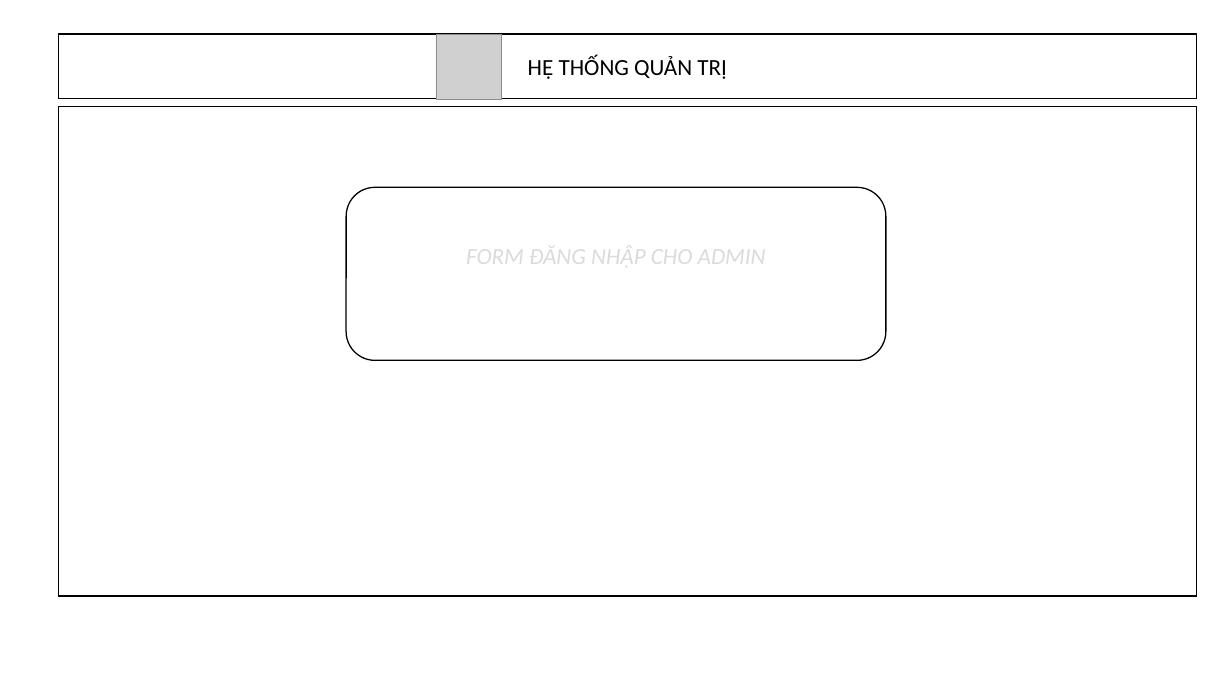
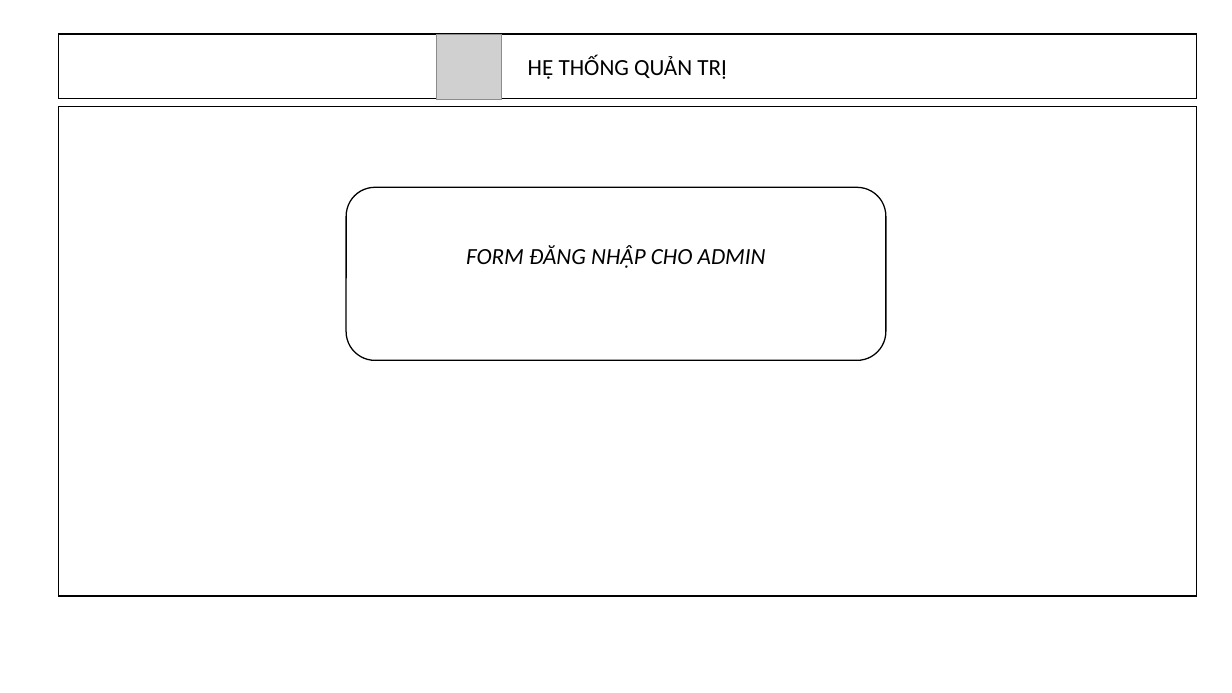
Before and after one commit to namnguyenbk/grad-thesis, a slide deck: slide 2 of Mockup-UI.pptx. Drawn at 1232x693 pixels with LibreOffice and Linux fonts; fonts in the diff are those of the drawing; grey boxes stand for pictures. Boxes give left, top, right and bottom in pixels: in the first picture for what was removed or moved away, otherwise in the second. Text is boxed around its words. In the diff, an @@ line names an element or a change of style, - is before the commit and + after.

```diff
--- a/Mockup-UI.pptx
+++ b/Mockup-UI.pptx
@@ rectangle "FORM ĐĂNG NHẬP CHO ADMIN" at (x1=426, y1=237, x2=807, y2=274): text colour #DBDBDB to #000000 @@
```
Also in this commit, not shown: 6 other slides changed, 3 slides added, 6 other files.
